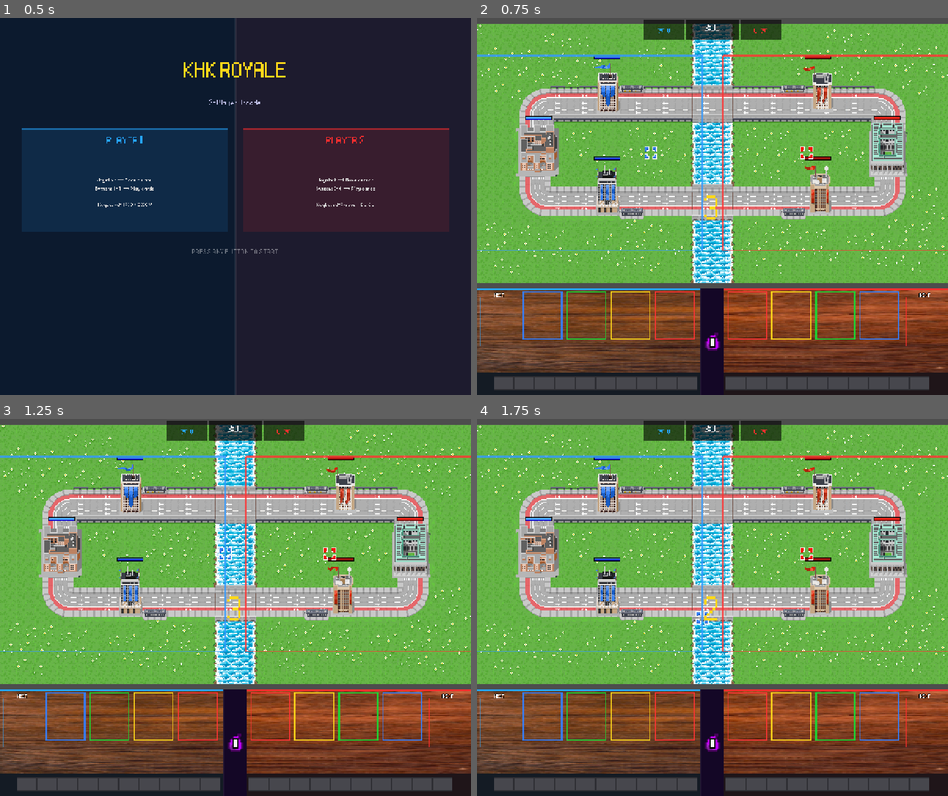
Above: before the commit, frames 1-4 (two rows, left to right).
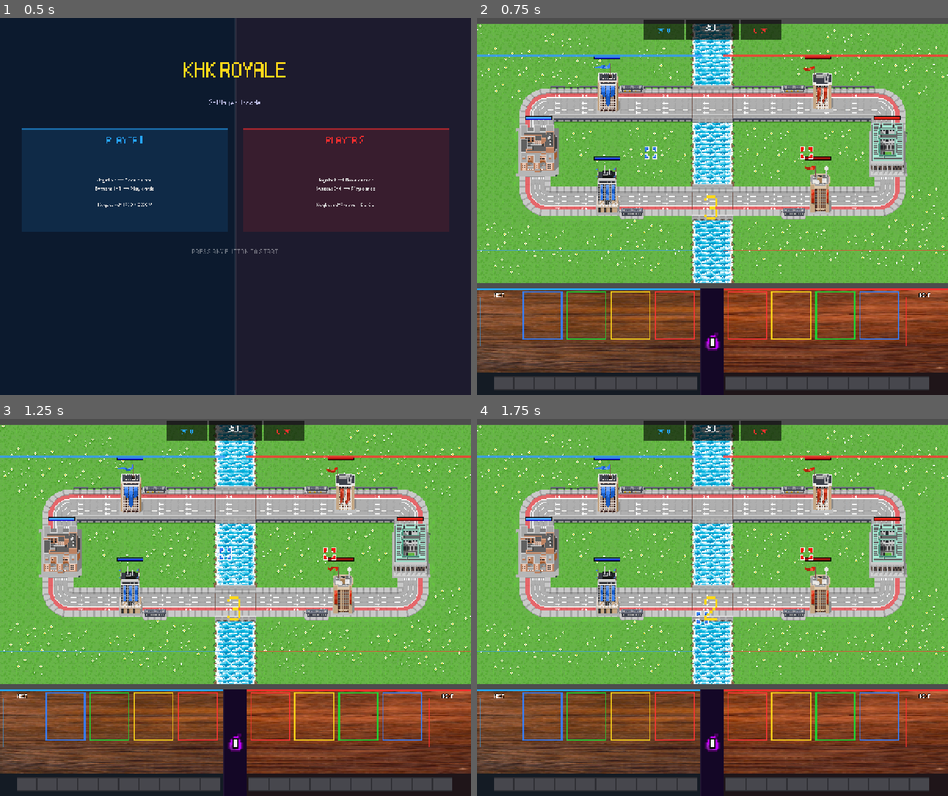
Above: after the commit, the same moments.

Repository: michaelcortese/khk-expo-2026
Game: Godot game, scene res://main_menu.tscn
The game is run twice, just before and just after one commit, with the same random seed, the same clock (stepped at 60 frames per second) and the same inputs.
Inputs:
- Up to frame 1 (0.5 s): no input
- Up to frame 2 (0.75 s): tap Enter at 0.5 s; hold D from 0.53 s (still down); tap Z at 0.6 s
- Up to frame 3 (1.25 s): keep holding D
- Up to frame 4 (1.75 s): release D at 1.28 s; hold S from 1.28 s (still down); tap X at 1.35 s

Frame 1 is identical in both runs. In frame 2, 0.4% of the frame differs, in the area x 47-53%, y 9-62%; in frame 3, 0.4%; in frame 4, 0.4%.

Commit message:
added visuals and fixed sound

Diff:
--- a/scripts/game_manager.gd
+++ b/scripts/game_manager.gd
@@ -537,6 +537,8 @@
 	tween.tween_property(prompt, "modulate:a", 0.15, 0.6)
 	tween.tween_property(prompt, "modulate:a", 1.0,  0.6)
 
+	# Lock input for 5 seconds before accepting menu return
+	await get_tree().create_timer(5.0).timeout
 	_awaiting_menu = true
 
 var _awaiting_menu: bool = false
--- a/scripts/player_controller.gd
+++ b/scripts/player_controller.gd
@@ -101,14 +101,16 @@
 	_cursor_sprite.position       = cursor_position
 	get_parent().add_child(_cursor_sprite)
 
-	# Deploy zone outline — extend to the outer screen edge for each side
+	# Deploy zone outline — extend to the outer screen edge, skip the inner
+	# vertical edge by the bridge so there's no line cluttering the river area.
 	var outline_min := zone_min
 	var outline_max := zone_max
 	if player_index == 0:
 		outline_min.x = -200.0   # extend to left screen edge
+		_make_zone_outline(Rect2(outline_min, outline_max - outline_min), "right")
 	else:
 		outline_max.x = 1200.0   # extend to right screen edge
-	_make_zone_outline(Rect2(outline_min, outline_max - outline_min))
+		_make_zone_outline(Rect2(outline_min, outline_max - outline_min), "left")
 
 func _process(delta: float) -> void:
 	for i in range(4):
@@ -149,18 +151,34 @@
 ## Unlock a new rectangle the cursor can enter (called when an enemy tower dies).
 func add_zone(rect: Rect2) -> void:
 	_extra_zones.append(rect)
-	_make_zone_outline(rect)
-
-func _make_zone_outline(rect: Rect2) -> void:
-	var ol := Line2D.new()
-	ol.width         = 4.0
-	ol.default_color = Color(cursor_color.r, cursor_color.g, cursor_color.b, 0.80)
-	ol.add_point(rect.position)
-	ol.add_point(Vector2(rect.end.x, rect.position.y))
-	ol.add_point(rect.end)
-	ol.add_point(Vector2(rect.position.x, rect.end.y))
-	ol.add_point(rect.position)
-	get_parent().add_child(ol)
+	# Skip the inner vertical edge (shared with main zone) and the horizontal
+	# edge that sits in the middle of the board (bottom of top-lane zones,
+	# top of bottom-lane zones).
+	var skip_v := "left"   if player_index == 0 else "right"
+	var skip_h := "bottom" if rect.position.y < 10.0 else "top"
+	_make_zone_outline(rect, skip_v, skip_h)
+
+func _make_zone_outline(rect: Rect2, skip_a: String = "", skip_b: String = "") -> void:
+	var col := Color(cursor_color.r, cursor_color.g, cursor_color.b, 0.80)
+	var tl := rect.position
+	var tr := Vector2(rect.end.x,      rect.position.y)
+	var br := rect.end
+	var bl := Vector2(rect.position.x, rect.end.y)
+	var sides := [
+		["top",    tl, tr],
+		["right",  tr, br],
+		["bottom", br, bl],
+		["left",   bl, tl],
+	]
+	for side in sides:
+		if side[0] == skip_a or side[0] == skip_b:
+			continue
+		var ol := Line2D.new()
+		ol.width         = 4.0
+		ol.default_color = col
+		ol.add_point(side[1])
+		ol.add_point(side[2])
+		get_parent().add_child(ol)
 
 func _in_any_zone(pos: Vector2) -> bool:
 	if pos.x >= zone_min.x and pos.x <= zone_max.x \
--- a/scripts/troop_unit.gd
+++ b/scripts/troop_unit.gd
@@ -274,10 +274,7 @@
 
 	if _sprite:
 		_sprite.call("set_direction", dir)
-		# Sprite-sheet units have explicit left/right frames — no scale flip needed
-		var cid: String = get_meta("card_id", "")
-		if cid not in ["knight", "archer", "mini_pekka", "goblin_gang", "spear_goblin"]:
-			_sprite.scale.x = abs(_sprite.scale.x) * (1.0 if _facing_right else -1.0)
+		# All units use sprite sheets with explicit directional frames — no scale flip needed
 
 # ── Target acquisition ────────────────────────────────────────────────────────
 
@@ -424,12 +421,13 @@
 func _draw() -> void:
 	if _state == UnitState.DEAD:
 		return
-	var pct   := float(hp) / float(max_hp)
-	var bar_w := 30.0
-	var bar_h :=  5.0
-	var bx    := -bar_w * 0.5
+	var pct    := float(hp) / float(max_hp)
+	var is_giant: bool = get_meta("card_id", "") == "giant"
+	var bar_w  := 46.0 if is_giant else 30.0
+	var bar_h  := 9.0  if is_giant else 5.0
+	var bx     := -bar_w * 0.5
 	# Giant is taller, push the bar above its head
-	var by    := -34.0 if get_meta("card_id", "") == "giant" else -28.0
+	var by     := -38.0 if is_giant else -28.0
 	var fill_w  := bar_w * pct
 	var top_h   := bar_h * 0.58
 	var bot_h   := bar_h - top_h
